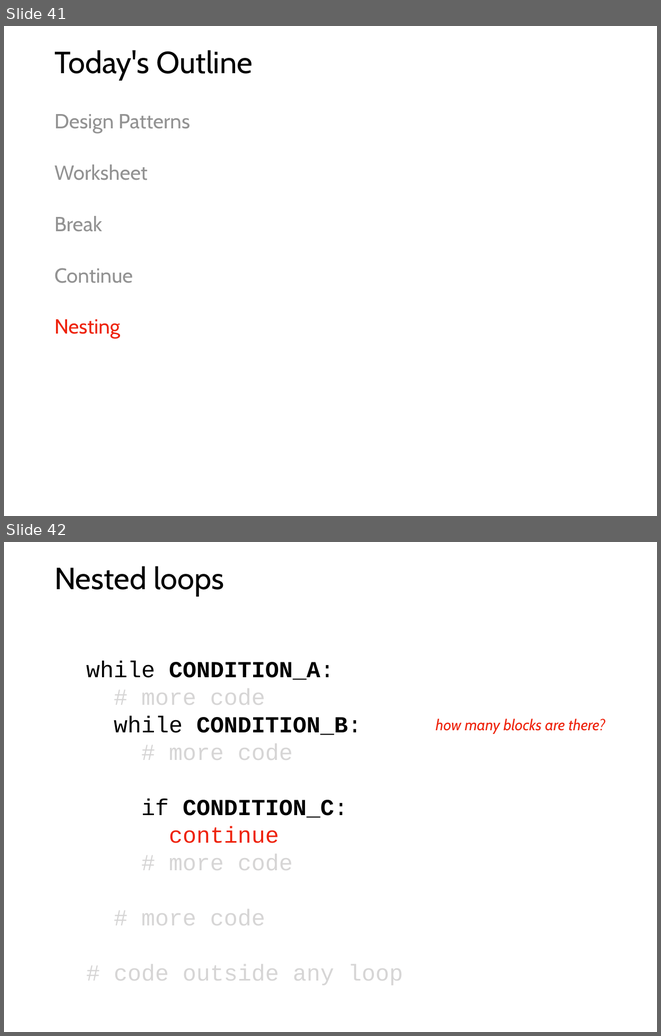
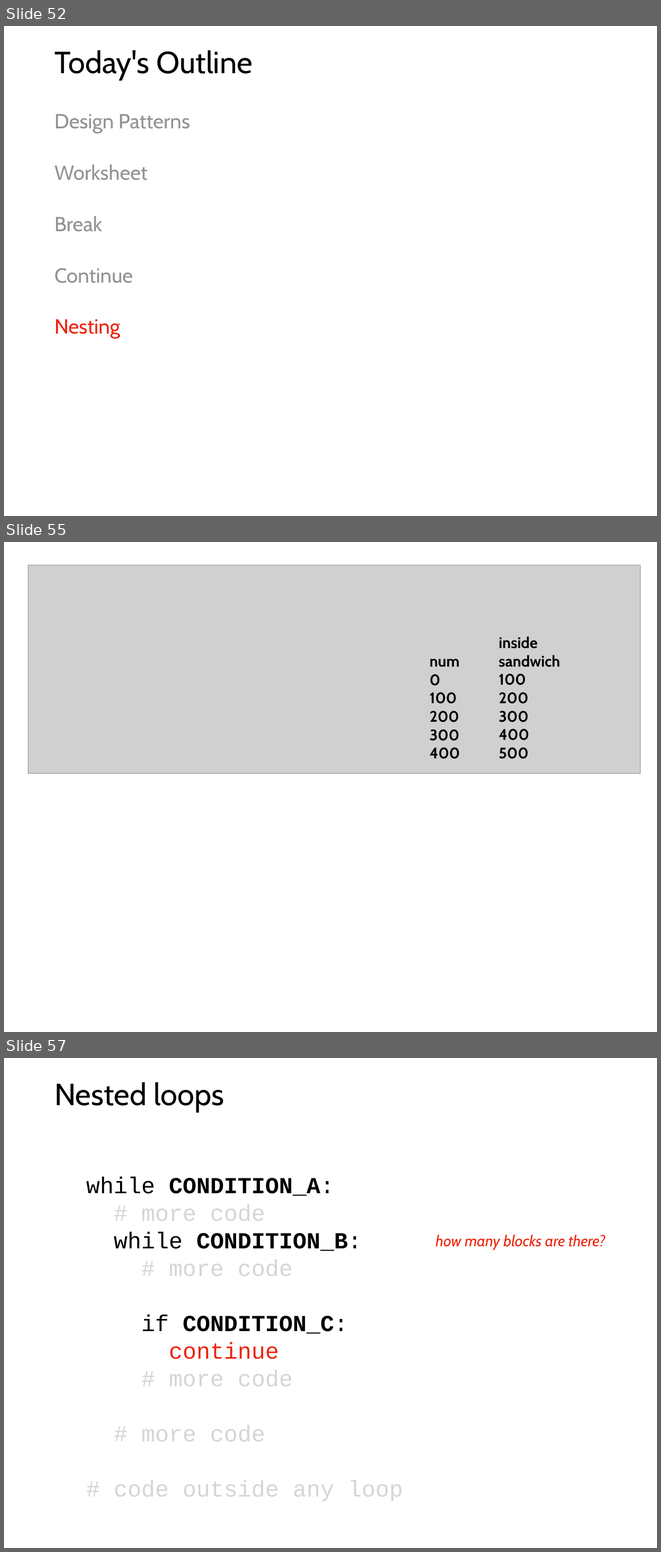
Before and after one commit to tylerharter/caraza-harter-com, a slide deck: tyler/meena/cs220/f20/materials/lec_12_F20.ppt. Shown one above the other, each under a label of ours: slides 41 and 42 before the commit, slides 52, 55 and 57 after it; the slides between them are not shown. The pictures are 661x1036 and 661x1552 pixels, drawn with LibreOffice and Linux fonts; fonts in the diff are those of the drawing; grey boxes stand for pictures. Boxes give left, top, right and bottom in pixels: in the first picture for what was removed or moved away, otherwise in the second. Text is boxed around its words. In the diff, an @@ line names an element or a change of style, - is before the commit and + after.

```diff
--- a/tyler/meena/cs220/f20/materials/lec_12_F20.ppt
+++ b/tyler/meena/cs220/f20/materials/lec_12_F20.ppt
@@ slide 55 added at (x1=4, y1=542, x2=657, y2=1032), background #FFFFFF @@
@@ picture added at (x1=28, y1=565, x2=641, y2=774) @@
@@ text added at (x1=498, y1=636, x2=560, y2=759), 24 pt, text #000000, bold @@
+inside
+sandwich
+100
+200
+300
+400
+500
@@ text added at (x1=430, y1=659, x2=460, y2=759), 24 pt, text #000000, bold @@
+num
+0
+100
+200
+300
+400
@@ what was slide 41 is now slide 52 @@
@@ what was slide 42 is now slide 57 @@
```
Also in this commit, not shown: 2 slides changed, 14 other slides added.
